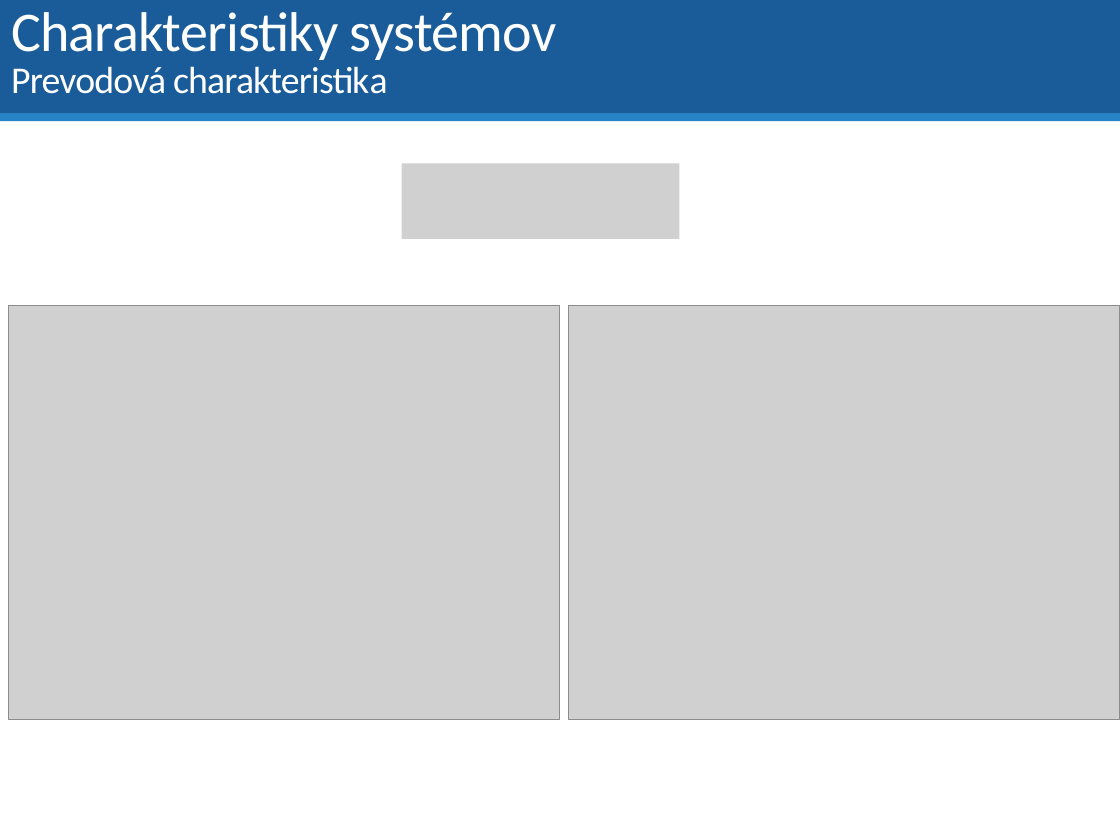
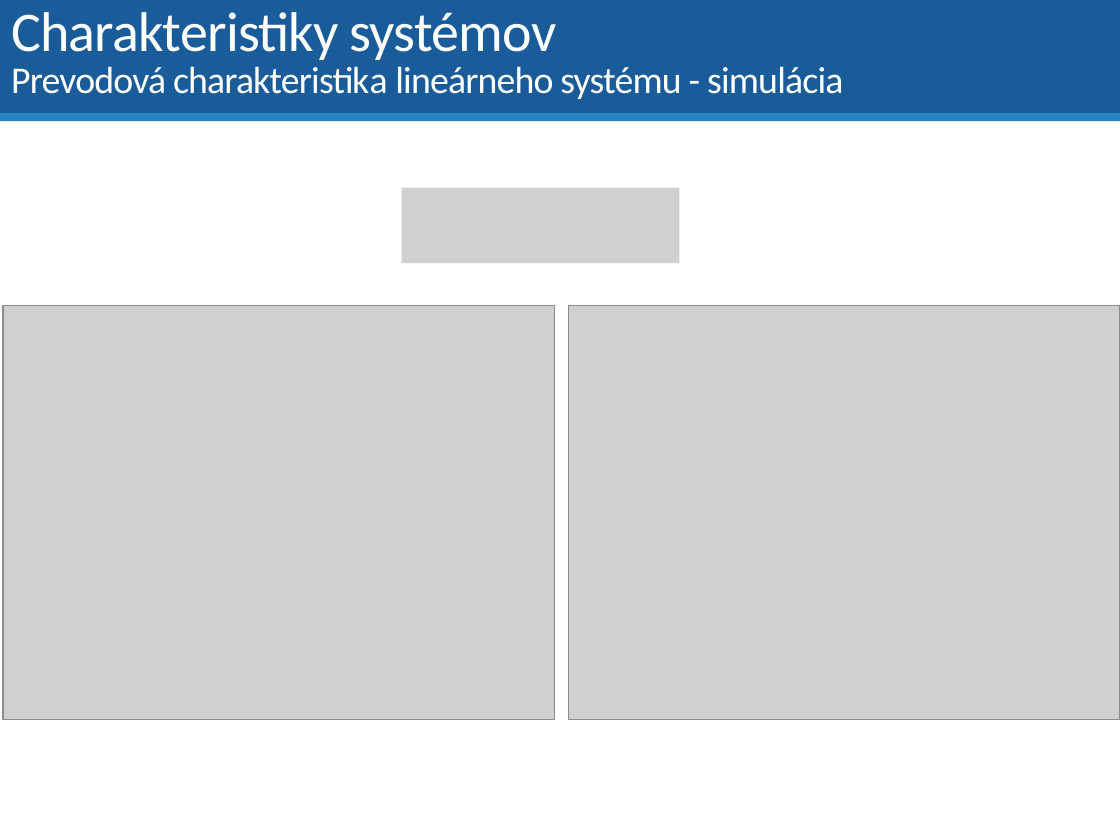
Before and after one commit to dodekm/TeamProjektKybernetika, a slide deck: slide 9 of Nove prednasky/P4 Vlastnosti prenosovych funkcii.pptx (slide 8 before the commit). Drawn at 1120x840 pixels with LibreOffice and Linux fonts; fonts in the diff are those of the drawing; grey boxes stand for pictures. Boxes give left, top, right and bottom in pixels: in the first picture for what was removed or moved away, otherwise in the second. Text is boxed around its words. In the diff, an @@ line names an element or a change of style, - is before the commit and + after.

```diff
--- a/Nove prednasky/P4 Vlastnosti prenosovych funkcii.pptx
+++ b/Nove prednasky/P4 Vlastnosti prenosovych funkcii.pptx
@@ title at (11, 12, 843, 99): text changed @@
-Charakteristiky systémov
-Prevodová charakteristika
+Charakteristiky systémov
+Prevodová charakteristika lineárneho systému - simulácia
@@ picture: place and size @@
-picture at (402, 164, 680, 240)
+picture at (402, 187, 680, 263)
@@ picture: place and size @@
-picture at (8, 306, 560, 719)
+picture at (3, 306, 556, 719)
```
Also in this commit, not shown: 12 other slides changed, 3 slides added, 1 other file.
